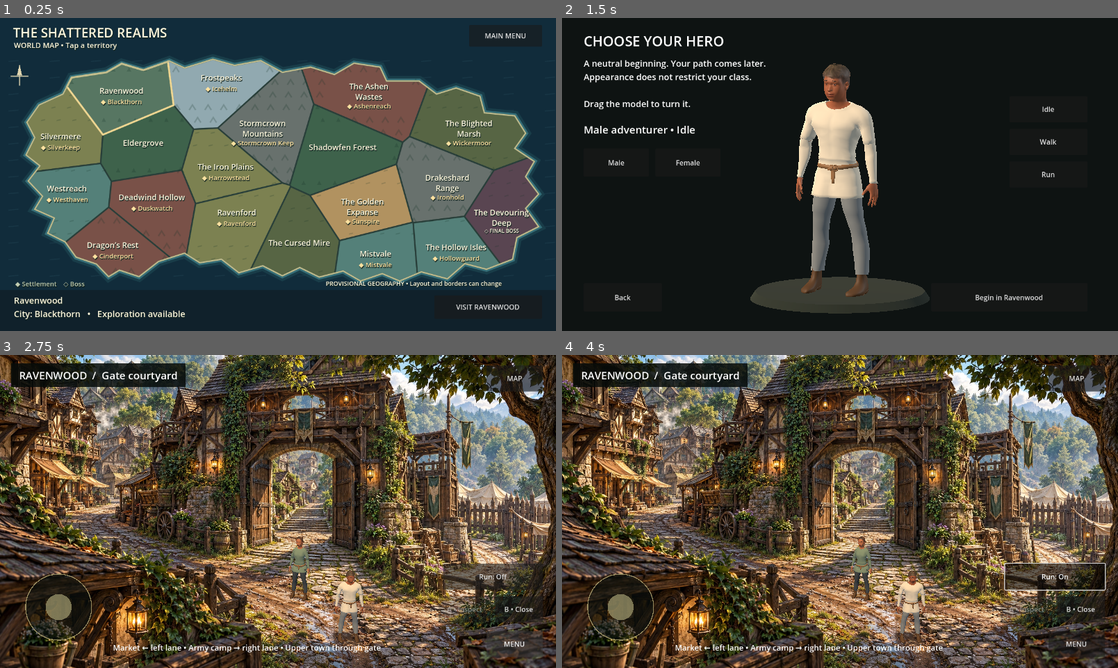
Above: before the commit, frames 1-4 (two rows, left to right).
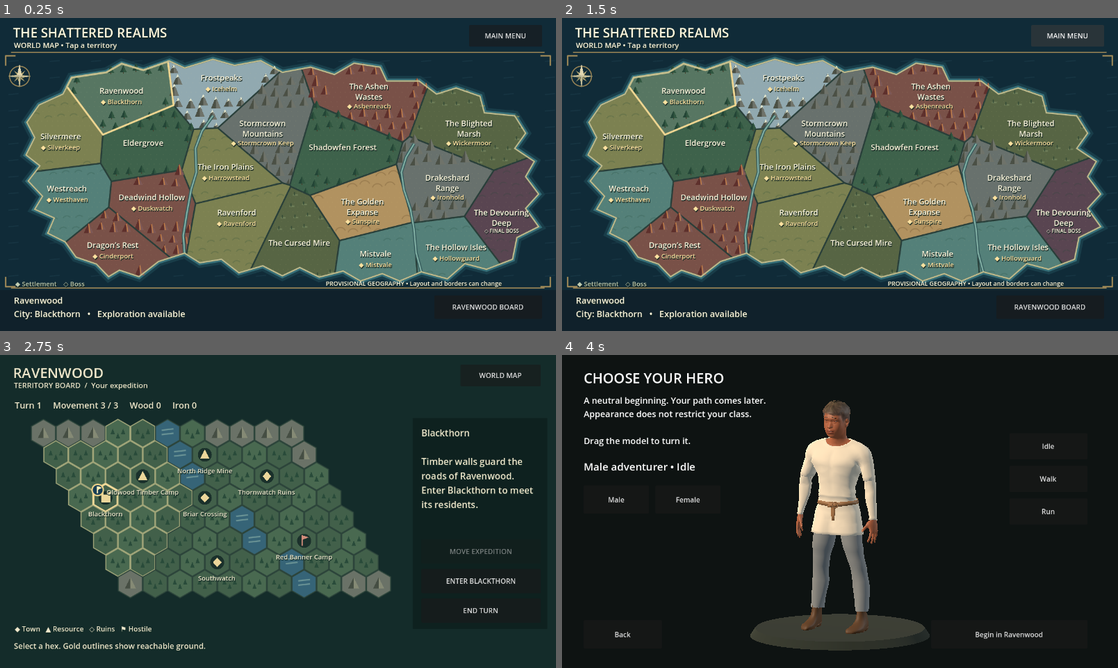
Above: after the commit, the same moments.

Repository: tpylman90-ctrl/Shattered-realmsv1.0
Game: Godot game, scene res://scenes/world_map.tscn
The game is run twice, just before and just after one commit, with the same random seed, the same clock (stepped at 60 frames per second) and the same inputs. This scene is started directly instead of the project's main scene.
Inputs (mouse positions are in pixels of both pictures, inside the frame that each line leads up to):
- Up to frame 1 (0.25 s): no input
- Up to frame 2 (1.5 s): click (1051, 305) at 0.5 s, where only the run before the commit has a clickable "VISIT RAVENWOOD"; click (1062, 39) at 1.25 s, where only the run after the commit has a clickable "WORLD MAP"
- Up to frame 3 (2.75 s): click (489, 642) at 2 s, where only the run after the commit has a clickable "RAVENWOOD BOARD"
- Up to frame 4 (4 s): click (1045, 611) at 2.75 s, where only the run after the commit has a clickable "END TURN"; click (1045, 580) at 3.5 s, where only the run after the commit has a clickable "ENTER BLACKTHORN"

The runs differ from the first frame. In frame 1, 3.8% of the frame differs, in the area x 0-100%, y 10-94%; in frame 2, 96%, in the area x 0-100%, y 0-100%; in frame 3, 93%; in frame 4, 82%.

Commit message:
Polish atlas and add saved Ravenwood expedition board for 0.10.0

Diff:
--- /dev/null
+++ b/game/data/ravenwood_board.json
@@ -0,0 +1,154 @@
+{
+  "name": "Ravenwood",
+  "columns": 11,
+  "rows": 8,
+  "movement_per_turn": 3,
+  "sites": [
+    {
+      "id": "blackthorn",
+      "name": "Blackthorn",
+      "cell": [
+        1,
+        3
+      ],
+      "kind": "town",
+      "description": "Timber walls guard the roads of Ravenwood. Enter Blackthorn to meet its residents."
+    },
+    {
+      "id": "timber",
+      "name": "Oldwood Timber Camp",
+      "cell": [
+        3,
+        2
+      ],
+      "kind": "wood",
+      "description": "Recover a one-time supply cache of 8 wood."
+    },
+    {
+      "id": "crossing",
+      "name": "Briar Crossing",
+      "cell": [
+        5,
+        3
+      ],
+      "kind": "camp",
+      "description": "A safe crossing and rally point."
+    },
+    {
+      "id": "mine",
+      "name": "North Ridge Mine",
+      "cell": [
+        6,
+        1
+      ],
+      "kind": "iron",
+      "description": "Recover a one-time supply cache of 5 iron."
+    },
+    {
+      "id": "ruins",
+      "name": "Thornwatch Ruins",
+      "cell": [
+        8,
+        2
+      ],
+      "kind": "dungeon",
+      "description": "Dungeon entrance reserved for the exploration and ATB pass."
+    },
+    {
+      "id": "enemy",
+      "name": "Red Banner Camp",
+      "cell": [
+        8,
+        5
+      ],
+      "kind": "enemy",
+      "description": "Hostile army position. Tactical combat is not implemented yet."
+    },
+    {
+      "id": "outlook",
+      "name": "Southwatch",
+      "cell": [
+        4,
+        6
+      ],
+      "kind": "outpost",
+      "description": "An abandoned lookout. Survey this part of Ravenwood."
+    }
+  ],
+  "blocked": [
+    [
+      0,
+      0
+    ],
+    [
+      1,
+      0
+    ],
+    [
+      2,
+      0
+    ],
+    [
+      7,
+      0
+    ],
+    [
+      8,
+      0
+    ],
+    [
+      9,
+      0
+    ],
+    [
+      10,
+      0
+    ],
+    [
+      10,
+      1
+    ],
+    [
+      0,
+      7
+    ],
+    [
+      9,
+      7
+    ],
+    [
+      10,
+      7
+    ]
+  ],
+  "water": [
+    [
+      5,
+      0
+    ],
+    [
+      5,
+      1
+    ],
+    [
+      5,
+      2
+    ],
+    [
+      6,
+      4
+    ],
+    [
+      6,
+      5
+    ],
+    [
+      7,
+      6
+    ],
+    [
+      7,
+      7
+    ]
+  ]
+}
--- /dev/null
+++ b/game/scenes/territory_board.tscn
@@ -0,0 +1,10 @@
+[gd_scene load_steps=2 format=3]
+[ext_resource type="Script" path="res://scripts/territory_board.gd" id="1"]
+[node name="TerritoryBoard" type="Control"]
+layout_mode = 3
+anchors_preset = 15
+anchor_right = 1.0
+anchor_bottom = 1.0
+grow_horizontal = 2
+grow_vertical = 2
+script = ExtResource("1")
--- /dev/null
+++ b/game/scripts/territory_board.gd
@@ -0,0 +1,287 @@
+extends Control
+
+const SAVE_PATH := "user://ravenwood_campaign.cfg"
+const DIRECTIONS := [Vector2i(1,0), Vector2i(-1,0), Vector2i(0,1), Vector2i(0,-1), Vector2i(1,-1), Vector2i(-1,1)]
+const RADIUS := 33.0
+var data: Dictionary
+var blocked_cells: Dictionary = {}
+var water_cells: Dictionary = {}
+var army := Vector2i(1, 3)
+var selected := Vector2i(1, 3)
+var turn := 1
+var movement := 3
+var resources := {"wood": 0, "iron": 0}
+var collected: Array = []
+var visited: Array = ["blackthorn"]
+var save_enabled := true
+var status: Label
+var info: Label
+var message: Label
+var travel: Button
+var explore: Button
+
+func _ready() -> void:
+	data = JSON.parse_string(FileAccess.get_file_as_string("res://data/ravenwood_board.json"))
+	for point in data.blocked:
+		blocked_cells[Vector2i(point[0], point[1])] = true
+	for point in data.water:
+		water_cells[Vector2i(point[0], point[1])] = true
+	if save_enabled:
+		load_campaign()
+	selected = army
+	_label("RAVENWOOD", Vector2(30, 18), 32)
+	_label("TERRITORY BOARD  /  Your expedition", Vector2(32, 57), 17)
+	_button("WORLD MAP", Vector2(1060, 22), Vector2(185, 50), func(): get_tree().change_scene_to_file("res://scenes/world_map.tscn"))
+	status = _label("", Vector2(34, 101), 20)
+	for site in data.sites:
+		var p := cell_center(Vector2i(site.cell[0], site.cell[1]))
+		var label := _label(site.name, p + Vector2(-91, 25), 15)
+		label.size.x = 182
+		label.horizontal_alignment = HORIZONTAL_ALIGNMENT_CENTER
+	info = _label("", Vector2(970, 164), 21)
+	info.size = Vector2(275, 235)
+	info.autowrap_mode = TextServer.AUTOWRAP_WORD_SMART
+	travel = _button("MOVE EXPEDITION", Vector2(970, 424), Vector2(275, 56), move_selected)
+	explore = _button("ENTER BLACKTHORN", Vector2(970, 492), Vector2(275, 56), enter_town)
+	_button("END TURN", Vector2(970, 560), Vector2(275, 56), end_turn)
+	message = _label("Select a hex. Gold outlines show reachable ground.", Vector2(32, 656), 18)
+	message.size.x = 900
+	message.autowrap_mode = TextServer.AUTOWRAP_WORD_SMART
+	_label("◆ Town   ▲ Resource   ◇ Ruins   ⚑ Hostile", Vector2(34, 618), 16)
+	refresh()
+
+func cell_center(cell: Vector2i) -> Vector2:
+	return Vector2(100 + sqrt(3.0) * RADIUS * (cell.x + cell.y * 0.5), 180 + 1.5 * RADIUS * cell.y)
+
+func hex_polygon(cell: Vector2i) -> PackedVector2Array:
+	var points := PackedVector2Array()
+	for i in range(6):
+		points.append(cell_center(cell) + Vector2.from_angle(deg_to_rad(60 * i - 30)) * (RADIUS - 1))
+	return points
+
+func site_at(cell: Vector2i) -> Dictionary:
+	for site in data.sites:
+		if Vector2i(site.cell[0], site.cell[1]) == cell:
+			return site
+	return {}
+
+func is_open(cell: Vector2i) -> bool:
+	if cell.x < 0 or cell.y < 0 or cell.x >= int(data.columns) or cell.y >= int(data.rows):
+		return false
+	if blocked_cells.has(cell) or water_cells.has(cell):
+		return false
+	return site_at(cell).get("kind", "") != "enemy"
+
+func path_to(goal: Vector2i) -> Array[Vector2i]:
+	var result: Array[Vector2i] = []
+	if not is_open(goal):
+		return result
+	var frontier: Array[Vector2i] = [army]
+	var previous := {army: army}
+	while not frontier.is_empty():
+		var cell: Vector2i = frontier.pop_front()
+		if cell == goal:
+			break
+		for direction in DIRECTIONS:
+			var next: Vector2i = cell + direction
+			if is_open(next) and not previous.has(next):
+				previous[next] = cell
+				frontier.append(next)
+	if not previous.has(goal):
+		return result
+	var cursor := goal
+	while cursor != army:
+		result.push_front(cursor)
+		cursor = previous[cursor]
+	return result
+
+func move_selected() -> void:
+	var path := path_to(selected)
+	if path.is_empty() or path.size() > movement:
+		return
+	army = selected
+	movement -= path.size()
+	var site := site_at(army)
+	message.text = "Expedition moved %d hexes." % path.size()
+	if not site.is_empty():
+		if not site.id in visited:
+			visited.append(site.id)
+		if site.kind in ["wood", "iron"] and not site.id in collected:
+			var amount := 8 if site.kind == "wood" else 5
+			resources[site.kind] += amount
+			collected.append(site.id)
+			message.text = "Recovered %d %s. This cache is now collected." % [amount, site.kind]
+		elif site.kind in ["dungeon", "outpost"]:
+			message.text = site.description
+	persist()
+	refresh()
+
+func end_turn() -> void:
+	turn += 1
+	movement = int(data.movement_per_turn)
+	message.text = "New turn. Expedition movement restored. Enemy turns arrive with the battle system."
+	persist()
+	refresh()
+
+func enter_town() -> void:
+	if site_at(army).get("id", "") != "blackthorn":
+		return
+	persist()
+	get_tree().change_scene_to_file("res://scenes/ravenwood.tscn" if FileAccess.file_exists("user://hero.cfg") else "res://scenes/hero_select.tscn")
+
+func refresh() -> void:
+	status.text = "Turn %d     Movement %d / %d     Wood %d     Iron %d" % [turn, movement, data.movement_per_turn, resources.wood, resources.iron]
+	var site := site_at(selected)
+	var path := path_to(selected)
+	var description := "Open woodland\n\nSelect a destination within your remaining movement."
+	if not site.is_empty():
+		description = site.name + "\n\n" + site.description
+		if site.id in collected:
+			description += "\n\nCache collected."
+	if selected != army and not path.is_empty():
+		description += "\n\nRoute: %d hexes" % path.size()
+	info.text = description
+	travel.disabled = path.is_empty() or path.size() > movement
+	explore.visible = selected == army and site.get("id", "") == "blackthorn"
+	queue_redraw()
+
+func persist(path: String = SAVE_PATH) -> Error:
+	if not save_enabled:
+		return OK
+	var config := ConfigFile.new()
+	config.set_value("campaign", "state", {"army": army, "turn": turn, "movement": movement, "resources": resources, "collected": collected, "visited": visited})
+	var error := config.save(path)
+	if error != OK and is_instance_valid(message):
+		message.text = "Unable to save expedition progress."
+	return error
+
+func load_campaign(path: String = SAVE_PATH) -> void:
+	var config := ConfigFile.new()
+	if config.load(path) != OK:
+		return
+	var state: Variant = config.get_value("campaign", "state", {})
+	if not state is Dictionary or not state.get("army") is Vector2i or not is_open(state.army):
+		return
+	army = state.army
+	turn = maxi(1, int(state.get("turn", 1)))
+	movement = clampi(int(state.get("movement", 3)), 0, int(data.movement_per_turn))
+	var stock: Variant = state.get("resources", {})
+	if stock is Dictionary:
+		resources = {"wood": maxi(0, int(stock.get("wood", 0))), "iron": maxi(0, int(stock.get("iron", 0)))}
+	if state.get("collected", []) is Array:
+		collected = state.get("collected", [])
+	if state.get("visited", []) is Array:
+		visited = state.get("visited", [])
+
+func _gui_input(event: InputEvent) -> void:
+	var point := Vector2.ZERO
+	if event is InputEventMouseButton and event.button_index == MOUSE_BUTTON_LEFT and event.pressed:
+		point = event.position
+	elif event is InputEventScreenTouch and event.pressed:
+		point = event.position
+	else:
+		return
+	for y in range(int(data.rows)):
+		for x in range(int(data.columns)):
+			var cell := Vector2i(x, y)
+			if Geometry2D.is_point_in_polygon(point, hex_polygon(cell)):
+				selected = cell
+				refresh()
+				accept_event()
+				return
+
+func movement_distances() -> Dictionary:
+	var distances := {army: 0}
+	var frontier: Array[Vector2i] = [army]
+	while not frontier.is_empty():
+		var cell: Vector2i = frontier.pop_front()
+		if distances[cell] >= movement:
+			continue
+		for direction in DIRECTIONS:
+			var next: Vector2i = cell + direction
+			if is_open(next) and not distances.has(next):
+				distances[next] = distances[cell] + 1
+				frontier.append(next)
+	return distances
+
+func _draw() -> void:
+	draw_rect(Rect2(0, 0, 1280, 720), Color("142c2a"))
+	draw_rect(Rect2(950, 145, 310, 485), Color("0e211f"))
+	if data.is_empty():
+		return
+	var distances := movement_distances()
+	for y in range(int(data.rows)):
+		for x in range(int(data.columns)):
+			var cell := Vector2i(x, y)
+			var p := cell_center(cell)
+			var polygon := hex_polygon(cell)
+			var color := Color("42604a") if (x + y) % 3 else Color("496950")
+			if blocked_cells.has(cell):
+				color = Color("6a7267")
+			elif water_cells.has(cell):
+				color = Color("366477")
+			draw_colored_polygon(polygon, color)
+			var edge := polygon.duplicate()
+			edge.append(polygon[0])
+			var reachable := distances.has(cell) and cell != army
+			draw_polyline(edge, Color("a4a87b") if reachable else Color("2d453b"), 1, true)
+			if blocked_cells.has(cell):
+				draw_colored_polygon(PackedVector2Array([p + Vector2(-13,11),p + Vector2(0,-15),p + Vector2(13,11)]),Color("454e43"))
+				draw_colored_polygon(PackedVector2Array([p + Vector2(0,-15),p + Vector2(0,11),p + Vector2(13,11)]),Color("858a75"))
+			elif water_cells.has(cell):
+				for offset in [-7, 3]:
+					draw_line(p + Vector2(-13,offset),p + Vector2(13,offset - 3),Color("6a9395"),2,true)
+			if site_at(cell).is_empty() and is_open(cell):
+				for i in range(3):
+					var tree := p + Vector2((i - 1) * 12, (i % 2) * 10 - 3)
+					draw_colored_polygon(PackedVector2Array([tree + Vector2(-5,5), tree + Vector2(0,-8), tree + Vector2(5,5)]), Color("294b3a"))
+			if selected == cell:
+				draw_polyline(edge, Color("f4db99"), 3, true)
+	var preview := path_to(selected)
+	var last := cell_center(army)
+	if preview.size() <= movement:
+		for cell in preview:
+			var next := cell_center(cell)
+			draw_line(last, next, Color("e4cf8d"), 3, true)
+			last = next
+	for site in data.sites:
+		var p := cell_center(Vector2i(site.cell[0], site.cell[1]))
+		var color := Color("d08c7a") if site.kind == "enemy" else Color("ebd69a")
+		draw_circle(p, 16, Color("1a302b"))
+		if site.kind == "town":
+			draw_rect(Rect2(p - Vector2(10,7),Vector2(20,18)),color)
+			for offset in [-10, 6]:
+				draw_rect(Rect2(p + Vector2(offset,-13),Vector2(5,24)),color)
+		elif site.kind == "enemy":
+			draw_line(p + Vector2(-5,12),p + Vector2(-5,-13),color,3)
+			draw_colored_polygon(PackedVector2Array([p + Vector2(-5,-13),p + Vector2(11,-8),p + Vector2(-5,-2)]),color)
+		elif site.kind in ["wood", "iron"]:
+			draw_colored_polygon(PackedVector2Array([p + Vector2(0,-12),p + Vector2(11,9),p + Vector2(-11,9)]),color)
+		else:
+			draw_colored_polygon(PackedVector2Array([p + Vector2(0,-11),p + Vector2(10,0),p + Vector2(0,11),p + Vector2(-10,0)]),color)
+	var at := cell_center(army) + Vector2(-18,-18)
+	draw_circle(at, 13, Color("173e55"))
+	draw_arc(at,13,0,TAU,24,Color("f1d48b"),2,true)
+	draw_line(at + Vector2(0,8),at + Vector2(0,-8),Color("fff0b8"),3)
+	draw_colored_polygon(PackedVector2Array([at + Vector2(0,-9),at + Vector2(10,-5),at]),Color("fff0b8"))
+
+func _label(text: String, at: Vector2, font_size: int) -> Label:
+	var label := Label.new()
+	label.text = text
+	label.position = at
+	label.mouse_filter = Control.MOUSE_FILTER_IGNORE
+	label.add_theme_font_size_override("font_size", font_size)
+	label.add_theme_color_override("font_color", Color("efe7cb"))
+	label.add_theme_color_override("font_shadow_color", Color("122b25"))
+	label.add_theme_constant_override("shadow_offset_y", 2)
+	add_child(label)
+	return label
+
+func _button(text: String, at: Vector2, dimensions: Vector2, callback: Callable) -> Button:
+	var button := Button.new()
+	button.text = text
+	button.position = at
+	button.size = dimensions
+	button.pressed.connect(callback)
+	add_child(button)
+	return button
--- a/game/scripts/world_map.gd
+++ b/game/scripts/world_map.gd
@@ -47,10 +47,10 @@
 	detail = _label("", Vector2(32, 635), 20)
 	detail.size = Vector2(950, 58)
 	enter = Button.new()
-	enter.text = "VISIT RAVENWOOD"
+	enter.text = "RAVENWOOD BOARD"
 	enter.position = Vector2(1000, 638)
 	enter.size = Vector2(248, 54)
-	enter.pressed.connect(func(): get_tree().change_scene_to_file("res://scenes/ravenwood.tscn" if FileAccess.file_exists("user://hero.cfg") else "res://scenes/hero_select.tscn"))
+	enter.pressed.connect(func(): get_tree().change_scene_to_file("res://scenes/territory_board.tscn"))
 	add_child(enter)
 	_label("PROVISIONAL GEOGRAPHY • Layout and borders can change", Vector2(750, 601), 14)
 	select_territory("ravenwood")
@@ -94,11 +94,12 @@
 	queue_redraw()
 
 func _draw() -> void:
-	draw_rect(Rect2(0, 0, 1280, 720), Color("112c3b"))
+	draw_rect(Rect2(0, 0, 1280, 720), Color("102b38"))
 	# Quiet ocean strokes give scale without competing with place names.
 	for y in range(100, 620, 38):
 		for x in range(20, 1280, 95):
 			draw_line(Vector2(x, y), Vector2(x + 22, y - 2), Color(0.35, 0.58, 0.64, 0.11), 1, true)
+	_draw_frame()
 	if coast.is_empty():
 		return
 	var closed := coast.duplicate()
@@ -113,6 +114,7 @@
 			edge.append(polygon[0])
 			draw_polyline(edge, Color("283e39"), 2, true)
 			_draw_terrain(polygon, record)
+	_draw_rivers()
 	if regions.has(selected_id):
 		for polygon in regions[selected_id]:
 			var edge: PackedVector2Array = polygon.duplicate()
@@ -127,18 +129,65 @@
 
 func _draw_terrain(polygon: PackedVector2Array, record: Dictionary) -> void:
 	var center := Vector2(record.position[0], record.position[1])
-	for y in range(120, 590, 29):
-		for x in range(80, 1220, 36):
-			var p := Vector2(x + (y % 17), y)
-			if not Geometry2D.is_point_in_polygon(p, polygon) or (absf(p.x - center.x) < 105 and absf(p.y - center.y) < 46):
+	# Deterministic fine stippling adds relief without an image texture.
+	for y in range(105, 595, 11):
+		for x in range(65, 1230, 13):
+			var p := Vector2(x + sin(float(y + x)) * 5, y)
+			if Geometry2D.is_point_in_polygon(p, polygon):
+				draw_circle(p, 1.0, Color(0.95, 0.89, 0.62, 0.07))
+	for y in range(120, 590, 26):
+		for x in range(80, 1220, 29):
+			var p := Vector2(x + (y % 17), y + sin(float(x)) * 4)
+			if not Geometry2D.is_point_in_polygon(p, polygon) or (absf(p.x - center.x) < 101 and absf(p.y - center.y) < 44):
 				continue
-			var ink := Color(0.08, 0.19, 0.15, 0.22)
 			if record.biome in ["mountain", "snow", "ash"]:
-				draw_polyline(PackedVector2Array([p + Vector2(-7, 4), p + Vector2(0, -7), p + Vector2(7, 4)]), ink, 2, true)
+				var height := 13.0 + fmod(float(x * y), 10.0)
+				var left := p + Vector2(-11, 7)
+				var peak := p + Vector2(0, -height)
+				var right := p + Vector2(11, 7)
+				var base := Color("4b5045") if record.biome != "ash" else Color("5e302c")
+				draw_colored_polygon(PackedVector2Array([left, peak, right]), base)
+				draw_colored_polygon(PackedVector2Array([peak, p + Vector2(0,7), right]), base.lightened(0.20))
+				if record.biome == "snow":
+					draw_colored_polygon(PackedVector2Array([peak,peak + Vector2(-4,9),peak + Vector2(2,6),peak + Vector2(5,11)]),Color("e1e5cd"))
+				elif record.biome == "ash":
+					draw_line(peak + Vector2(0,4),p + Vector2(3,6),Color("c58048"),1,true)
 			elif record.biome == "forest":
-				draw_colored_polygon(PackedVector2Array([p + Vector2(-5, 3), p + Vector2(0, -7), p + Vector2(5, 3)]), ink)
+				draw_line(p,p + Vector2(0,7),Color("443f2c"),2)
+				draw_colored_polygon(PackedVector2Array([p + Vector2(-8,4),p + Vector2(0,-13),p + Vector2(8,4)]),Color("234536"))
+				draw_colored_polygon(PackedVector2Array([p + Vector2(0,-13),p + Vector2(0,4),p + Vector2(8,4)]),Color("315640"))
+			elif record.biome == "desert":
+				draw_arc(p + Vector2(0,10),12,3.5,5.8,12,Color(0.35,0.25,0.13,0.25),1,true)
+			elif record.biome == "marsh":
+				draw_line(p,p + Vector2(10,0),Color("70805a"),2,true)
+				draw_line(p + Vector2(3,0),p + Vector2(3,-6),Color("364c37"),1,true)
 			else:
-				draw_line(p, p + Vector2(8, -2), ink, 1, true)
+				draw_arc(p + Vector2(0,8),10,3.7,5.5,8,Color(0.11,0.26,0.20,0.20),1,true)
+
+func _draw_rivers() -> void:
+	for values in [ [[490,225],[465,260],[450,300],[452,355],[440,395],[430,450],[422,500],[425,541]], [[953,290],[935,320],[924,355],[930,395],[945,440],[953,485],[958,540],[970,584]] ]:
+		var line := _points(values)
+		draw_polyline(line,Color("33595a"),6,true)
+		draw_polyline(line,Color("83b1a5"),2,true)
+
+func _draw_frame() -> void:
+	var gold := Color("a58d59")
+	draw_line(Vector2(26,79),Vector2(1253,79),gold,1,true)
+	draw_line(Vector2(26,621),Vector2(1253,621),gold,1,true)
+	for corner in [Vector2(13,87),Vector2(1267,87),Vector2(13,618),Vector2(1267,618)]:
+		var dx := 1.0 if corner.x < 640 else -1.0
+		var dy := 1.0 if corner.y < 350 else -1.0
+		draw_line(corner,corner + Vector2(22 * dx,0),gold,2,true)
+		draw_line(corner,corner + Vector2(0,22 * dy),gold,2,true)
+	# Eight-point compass rose, set in the northwest ocean margin.
+	var center := Vector2(45,134)
+	draw_arc(center,23,0,TAU,48,gold,1,true)
+	for i in range(8):
+		var direction := Vector2.from_angle(i * PI / 4)
+		var side := direction.orthogonal() * 4
+		var tip := center + direction * (29 if i % 2 == 0 else 18)
+		draw_colored_polygon(PackedVector2Array([center - side,tip,center]),Color("c6b57d"))
+		draw_colored_polygon(PackedVector2Array([center + side,tip,center]),Color("7a7958"))
 
 func _label(text: String, at: Vector2, font_size: int) -> Label:
 	var label := Label.new()
--- /dev/null
+++ b/game/tests/test_territory_board.gd
@@ -0,0 +1,74 @@
+extends GutTest
+
+func make_board():
+	var board = load("res://scenes/territory_board.tscn").instantiate()
+	board.save_enabled = false
+	add_child_autofree(board)
+	return board
+
+func test_paths_obey_water_mountains_and_hostile_occupation() -> void:
+	var board = make_board()
+	for site in board.data.sites:
+		var cell := Vector2i(site.cell[0],site.cell[1])
+		var path: Array[Vector2i] = board.path_to(cell)
+		if site.kind == "enemy":
+			assert_true(path.is_empty(), "Hostile army needs battle integration")
+		elif site.id != "blackthorn":
+			assert_false(path.is_empty(), site.name + " can be reached")
+		var previous: Vector2i = board.army
+		for step in path:
+			assert_true(board.is_open(step))
+			assert_true(step - previous in board.DIRECTIONS, "Every route step is adjacent")
+			previous = step
+	assert_true(board.path_to(Vector2i(5,1)).is_empty(), "Water cannot be crossed")
+
+func test_movement_turn_budget_and_resource_cache_cannot_repeat() -> void:
+	var board = make_board()
+	board.selected = Vector2i(3,2)
+	var cost: int = board.path_to(board.selected).size()
+	board.move_selected()
+	assert_eq(board.army, Vector2i(3,2))
+	assert_eq(board.movement, 3 - cost)
+	assert_eq(board.resources.wood, 8)
+	board.end_turn()
+	board.selected = Vector2i(1,3)
+	board.move_selected()
+	board.end_turn()
+	board.selected = Vector2i(3,2)
+	board.move_selected()
+	assert_eq(board.resources.wood, 8, "Returning does not farm the cache")
+	board.movement = 0
+	board.selected = Vector2i(4,2)
+	board.move_selected()
+	assert_eq(board.army, Vector2i(3,2), "No movement without points")
+	board.end_turn()
+	assert_eq(board.movement, 3)
+
+func test_campaign_round_trip_preserves_expedition_and_inventory() -> void:
+	var board = make_board()
+	board.selected = Vector2i(3,2)
+	board.move_selected()
+	board.save_enabled = true
+	var path := "user://test_ravenwood_campaign.cfg"
+	assert_eq(board.persist(path), OK)
+	var restored = make_board()
+	restored.load_campaign(path)
+	assert_eq(restored.army, board.army)
+	assert_eq(restored.movement, board.movement)
+	assert_eq(restored.resources, board.resources)
+	assert_eq(restored.collected, board.collected)
+	DirAccess.remove_absolute(path)
+
+func test_touch_selects_hex_and_town_entry_requires_presence() -> void:
+	var board = make_board()
+	assert_true(board.explore.visible)
+	var event := InputEventScreenTouch.new()
+	event.pressed = true
+	event.position = board.cell_center(Vector2i(3,2))
+	board._gui_input(event)
+	assert_eq(board.selected, Vector2i(3,2))
+	assert_false(board.explore.visible)
+	assert_false(board.travel.disabled)
+	board.selected = Vector2i(8,5)
+	board.refresh()
+	assert_true(board.travel.disabled, "Enemy cannot be bypassed by moving")
Not shown, changed: game/export_presets.cfg
Not shown, added: game/scripts/territory_board.gd.uid
Not shown, added: game/tests/test_territory_board.gd.uid
Not shown, added: docs/RAVENWOOD_BOARD.md
Not shown, changed: docs/WORLD_MAP.md
Not shown, added: docs/previews/ravenwood-board-0.10.0.png
Not shown, added: docs/previews/world-map-0.10.0.png
